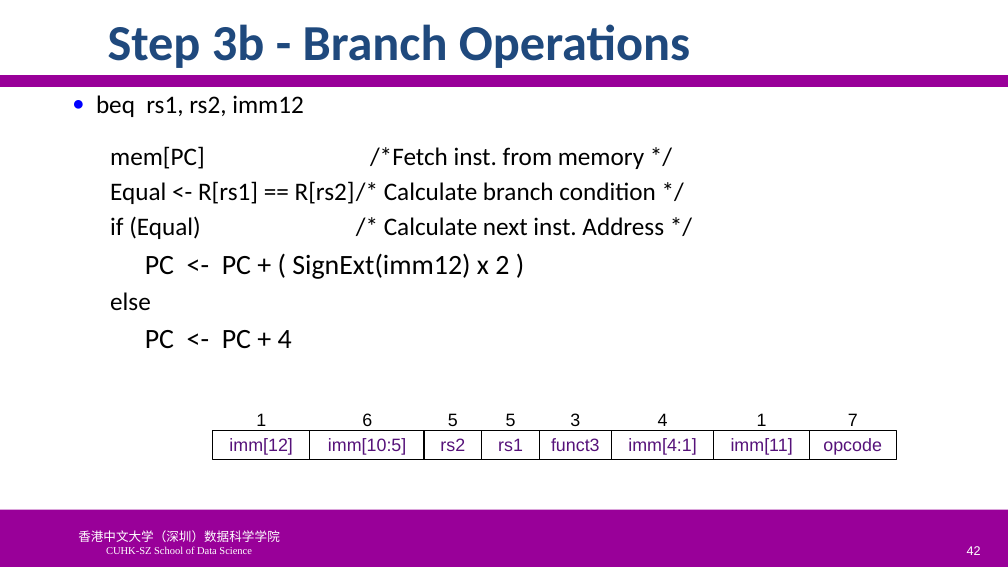
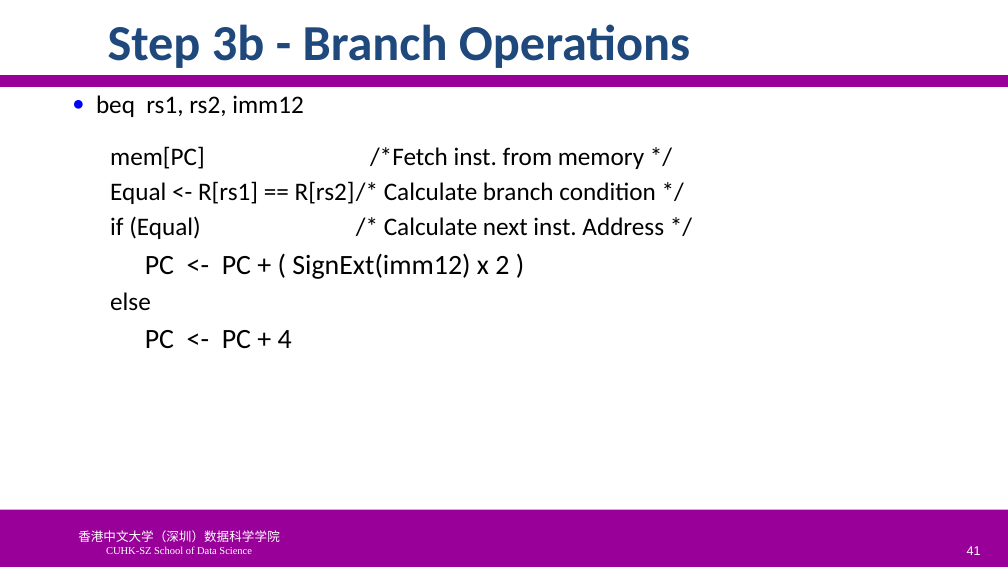
Before and after one commit to SUNCHAOYI923/CMU_CSAPP, a slide deck: slide 41 of slide/CA3060-4-ProcessorArchitecture.pptx (slide 42 before the commit). Drawn at 1008x567 pixels with LibreOffice and Linux fonts; fonts in the diff are those of the drawing; background and template pictures are left out. Boxes give left, top, right and bottom in pixels: in the first picture for what was removed or moved away, otherwise in the second. Text is boxed around its words. In the diff, an @@ line names an element or a change of style, - is before the commit and + after.

```diff
--- a/slide/CA3060-4-ProcessorArchitecture.pptx
+++ b/slide/CA3060-4-ProcessorArchitecture.pptx
@@ group removed at [212, 413, 897, 460]: 8 rectangles, 8 texts @@
-imm[12]
-imm[10:5]
-rs2
-rs1
-funct3
-imm[4:1]
-imm[11]
-opcode
-1
-6
-5
-5
-3
-4
-1
-7
@@ page number at [967, 546, 981, 555]: text changed @@
-42
+41
```
Also in this commit, not shown: 6 other slides changed, 5 slides added, 11 slides removed, 8 other files.
